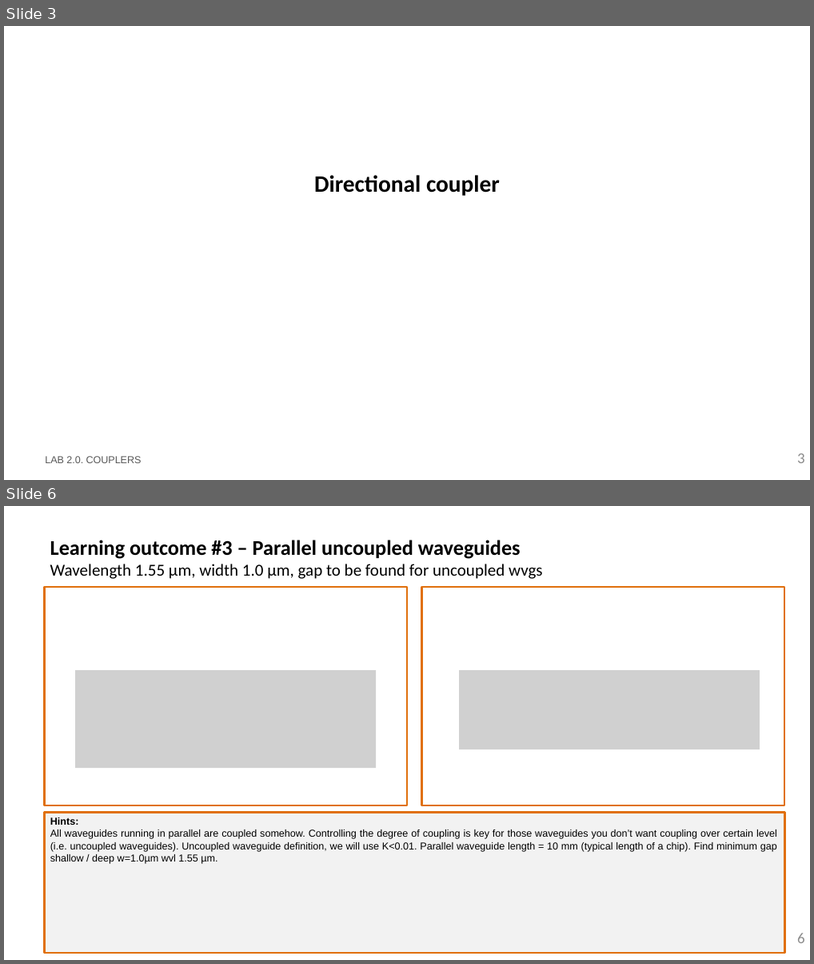
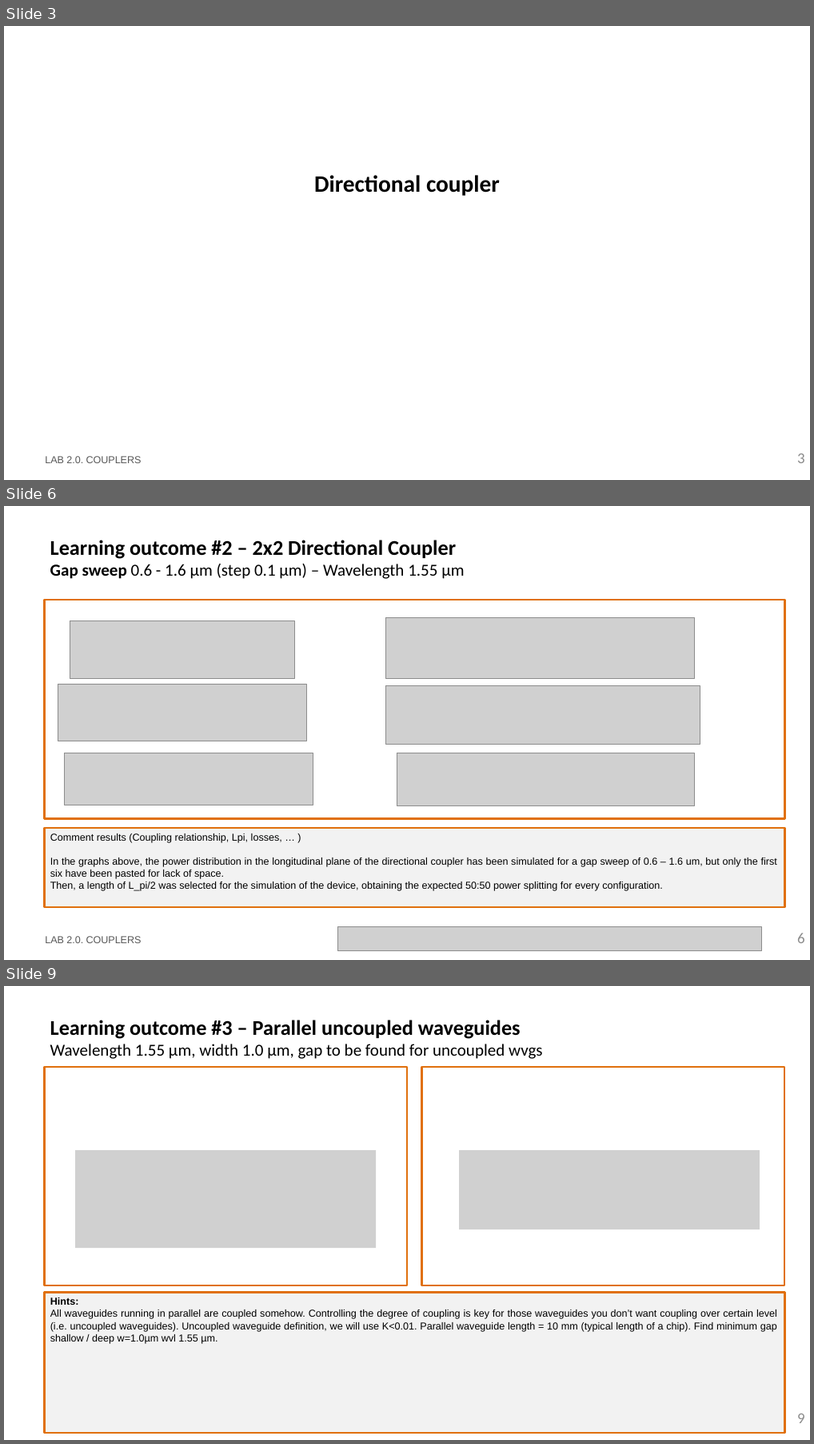
Before and after one commit to DavidGarcia1209/pic-upv-lab2, a slide deck: LabBook_20.pptx. Shown one above the other, each under a label of ours: slides 3 and 6 before the commit, slides 3, 6 and 9 after it; the slides between them are not shown. The pictures are 814x964 and 814x1444 pixels, drawn with LibreOffice and Linux fonts; fonts in the diff are those of the drawing; grey boxes stand for pictures; background and template pictures are left out. Boxes give left, top, right and bottom in pixels: in the first picture for what was removed or moved away, otherwise in the second. Text is boxed around its words. In the diff, an @@ line names an element or a change of style, - is before the commit and + after.

Commit message:
Cambios Coupler 09/03/2026

```diff
--- a/LabBook_20.pptx
+++ b/LabBook_20.pptx
@@ slide 6 added at (4,506,810,960), background #FFFFFF @@
@@ title added at (50,540,464,579), 20 pt, text #000000, bold @@
+Learning outcome #2 – 2x2 Directional Coupler
+Gap sweep 0.6 - 1.6 µm (step 0.1 µm) – Wavelength 1.55 µm
@@ rectangle added at (45,600,786,819), outline #E0700D 2.25 pt @@
@@ picture added at (70,621,294,678) @@
@@ picture added at (386,617,695,679) @@
@@ picture added at (58,684,306,741) @@
@@ picture added at (386,686,701,744) @@
@@ picture added at (65,753,313,805) @@
@@ picture added at (398,753,695,805) @@
@@ rectangle added at (45,828,786,907), fill #F2F2F2, outline #E0700D 2.25 pt, 12 pt, text #000000 @@
+Comment results (Coupling relationship, Lpi, losses, … )
+In the graphs above, the power distribution in the longitudinal plane of the directional coupler has been simulated for a gap sweep of 0.6 – 1.6 um, but only the first six have been pasted for lack of space.
+Then, a length of L_pi/2 was selected for the simulation of the device, obtaining the expected 50:50 power splitting for every configuration.
@@ text added at (45,936,142,943), 12 pt, text #585858 @@
+LAB 2.0. COUPLERS
@@ picture added at (338,927,762,951) @@
@@ page number added at (798,932,806,943), 18 pt, text #8C8C8C @@
+6
@@ what was slide 6 is now slide 9 @@
@@ page number at (798,1413,806,1423): text changed @@
-6
+9
```
Also in this commit, not shown: 2 slides changed, 2 other slides added, 1 other file.
